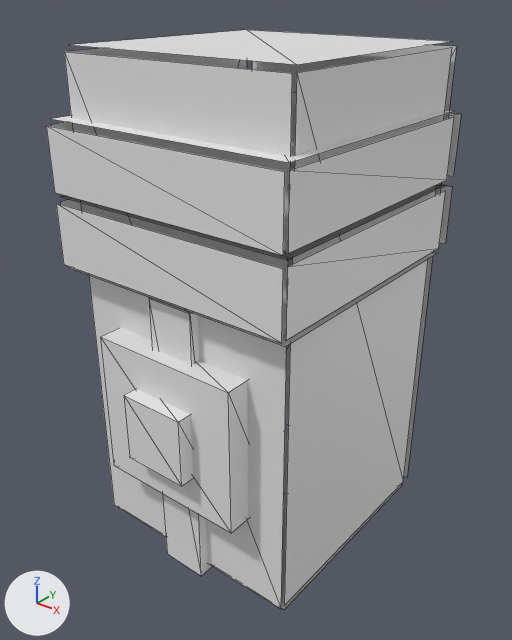
The OBJ model tools/armor_src/models/entity/rimeguard/legs_leg_l.obj: old version first, new version second.
Both versions are drawn from a 50 mm lens placed at (0.634, -0.658, 0.823), pointed at (0.126, -0.022, 0.429). The lights are fixed; the arrows at lower left show +X, +Y and +Z. The picture after the commit comes second. Mesh edges are drawn as thin lines. Where no turn or scale is listed for an object, it has been applied to the vertices.

Before the edit, the objects in view are built like this:
```python
me_legs_leg_l = bpy.data.meshes.new('legs_leg_l')
me_legs_leg_l.from_pydata(...)  # 92 vertices, 72 faces; spans x -0.041..0.284, y -0.206..0.169, z 0.125..0.756
ob_legs_leg_l = bpy.data.objects.new('legs_leg_l', me_legs_leg_l)
ob_legs_leg_l.location = (0.0, 0.0, 0.0)
```
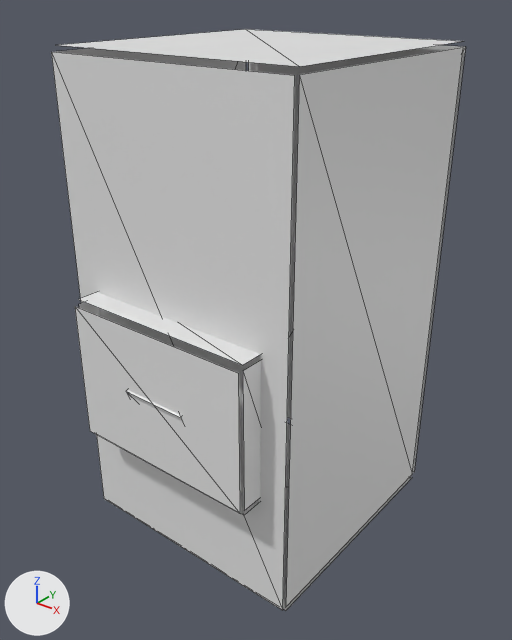
What changed in the scene script:
```text
Change me_legs_leg_l:
    used by ob_legs_leg_l; location = (0.0, 0.0, 0.0)
    remove me_legs_leg_l.from_pydata(...)  # 92 vertices, 72 faces; spans x -0.041..0.284, y -0.206..0.169, z 0.125..0.756
    add me_legs_leg_l.from_pydata(...)  # 72 vertices, 60 faces; spans x -0.038..0.281, y -0.202..0.166, z 0.144..0.756
    me_legs_leg_l part 1: the loose piece of 8 vertices spanning x 0.078..0.166, y -0.206..-0.169, z 0.3..0.388 is rebuilt with 8 vertices and now spans x 0.078..0.166, y -0.202..-0.12, z 0.309..0.41
    me_legs_leg_l part 2: the loose piece of 4 vertices spanning x -0.028..0.272, y -0.156, z 0.138..0.75 is rebuilt with 4 vertices and now spans x -0.038..0.281, y -0.166, z 0.15..0.75
    me_legs_leg_l part 3: the loose piece of 4 vertices spanning x -0.028..0.272, y 0.163, z 0.137..0.75 is rebuilt with 4 vertices and now spans x -0.038..0.281, y 0.166, z 0.15..0.75
    me_legs_leg_l part 4: the loose piece of 4 vertices spanning x 0.272, y -0.15..0.15, z 0.137..0.75 is rebuilt with 4 vertices and now spans x 0.281, y -0.159..0.159, z 0.15..0.75
    me_legs_leg_l part 5: the loose piece of 4 vertices spanning x -0.028, y -0.15..0.15, z 0.137..0.75 is rebuilt with 4 vertices and now spans x -0.038, y -0.159..0.159, z 0.15..0.75
    me_legs_leg_l part 6: the loose piece of 4 vertices spanning x -0.028..0.272, y -0.15..0.15, z 0.756 is rebuilt with 4 vertices and now spans x -0.038..0.281, y -0.159..0.159, z 0.756
    me_legs_leg_l part 7: the loose piece of 4 vertices spanning x -0.028..0.272, y -0.15..0.15, z 0.131 is rebuilt with 4 vertices and now spans x -0.038..0.281, y -0.159..0.159, z 0.144
    me_legs_leg_l part 8: 11 loose pieces with 44 vertices, spanning x -0.041..0.284, y -0.181..0.169, z 0.506..0.681, are deleted
    me_legs_leg_l part 9
    16 vertices are removed from x 0.022..0.222, y -0.187..-0.112, z 0.125..0.5
    24 faces are deleted
    26 vertices are added at x -0.003..0.247, y -0.2..-0.089, z 0.294..0.481
    8 new vertices lie (0.25, 0.0, 0.0) away from vertices in x -0.003, y -0.2..-0.125, z 0.294..0.481
    6 new vertices lie (0.0, 0.053, 0.019) away from vertices in x 0.094..0.15, y -0.131..-0.089, z 0.341..0.396
    36 new faces join them
```

Changed parts and their boxes [x1, y1, x2, y2] in the pictures (512 x 640 px; the box of a moved part takes in the faces that stretch with it):
'legs_leg_l', reshaped: before [46, 30, 461, 609]; after [51, 29, 466, 611]
part 1 of me_legs_leg_l, rebuilt: before [124, 389, 193, 486]; after [126, 390, 182, 421]
part 2 of me_legs_leg_l, rebuilt (7% wider): before [64, 52, 292, 609]; after [51, 52, 295, 610]
part 3 of me_legs_leg_l, rebuilt: before [252, 45, 457, 477]; after [249, 45, 466, 472]
part 4 of me_legs_leg_l, rebuilt: before [284, 47, 452, 605]; after [286, 47, 463, 606]
part 5 of me_legs_leg_l, rebuilt: before [69, 48, 247, 69]; after [56, 48, 246, 71]
part 6 of me_legs_leg_l, rebuilt (6% wider, 8% taller): before [73, 30, 451, 65]; after [60, 29, 462, 67]
part 7 of me_legs_leg_l, rebuilt (7% wider, 6% taller): before [281, 432, 402, 609]; after [283, 423, 412, 611]
part 8 of me_legs_leg_l, deleted: before [46, 92, 461, 347]
part 9 of me_legs_leg_l, moved or reshaped: before [100, 298, 248, 576]; after [75, 292, 261, 515]
